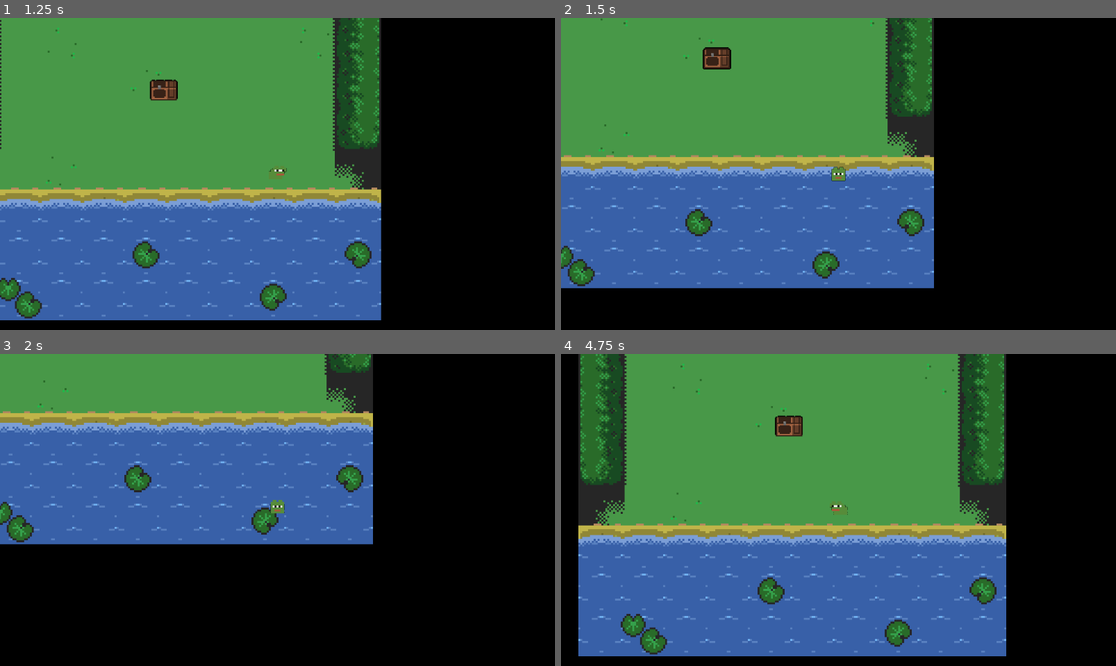
Above: before the commit, frames 1-4 (two rows, left to right).
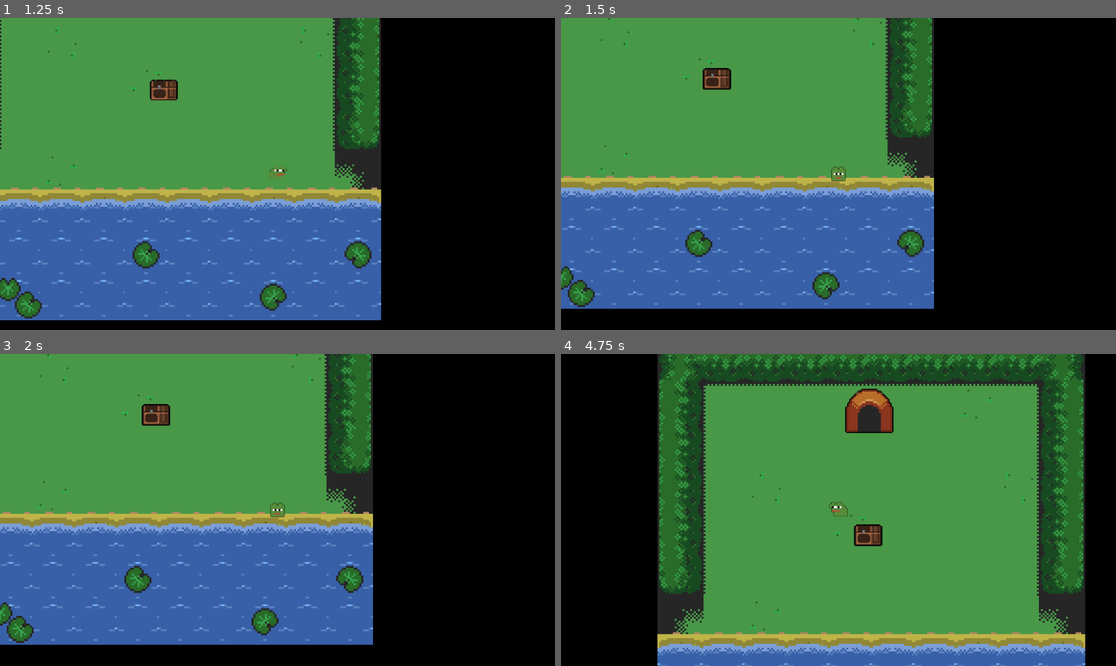
Above: after the commit, the same moments.

Repository: LilypadGames/Froguelite
Game: Godot game, scene res://scenes/title_screen.tscn
The game is run twice, just before and just after one commit, with the same random seed, the same clock (stepped at 60 frames per second) and the same inputs.
Inputs:
- Up to frame 1 (1.25 s): tap Enter at 0.5 s; hold Right (ui_right) from 0.53 s (still down); tap F (interact) at 0.6 s
- Up to frame 2 (1.5 s): release Right (ui_right) at 1.28 s; hold Down (ui_down) from 1.28 s (still down); tap F (interact) at 1.35 s
- Up to frame 3 (2 s): keep holding Down (ui_down)
- Up to frame 4 (4.75 s): release Down (ui_down) at 2.03 s; hold Right (ui_right) 2.03-2.78 s; tap F (interact) every 0.75 s from 2.1 to 4.35 s; hold Up (ui_up) 2.78-3.53 s; hold Left (ui_left) from 3.53 s (still down)

Frame 1 is identical in both runs. In frame 2, 19% of the frame differs, in the area x 0-68%, y 0-94%; in frame 3, 49%; in frame 4, 70%, in the area x 3-95%, y 0-100%.

Commit message:
feat: better colliders on static levels

Diff:
--- a/scripts/level.gd
+++ b/scripts/level.gd
@@ -75,7 +75,19 @@
 
 			# add collider
 			if child.has_meta("wall") and child.get_meta("wall"):
-				child.tile_set.add_physics_layer()
+				for tile in (child as TileMap).get_used_cells(0):
+					var collider = StaticBody2D.new()
+					collider.position = child.map_to_local(tile)
+					level.add_child(collider)
+
+					var collider_body: CollisionShape2D = CollisionShape2D.new()
+
+					var collider_shape: RectangleShape2D = RectangleShape2D.new()
+					collider_shape.size = Vector2i(22, 22)
+
+					collider_body.shape = collider_shape
+
+					collider.add_child(collider_body)
 
 	# set up objects
 	for object_data in level_object_data.get_children():
